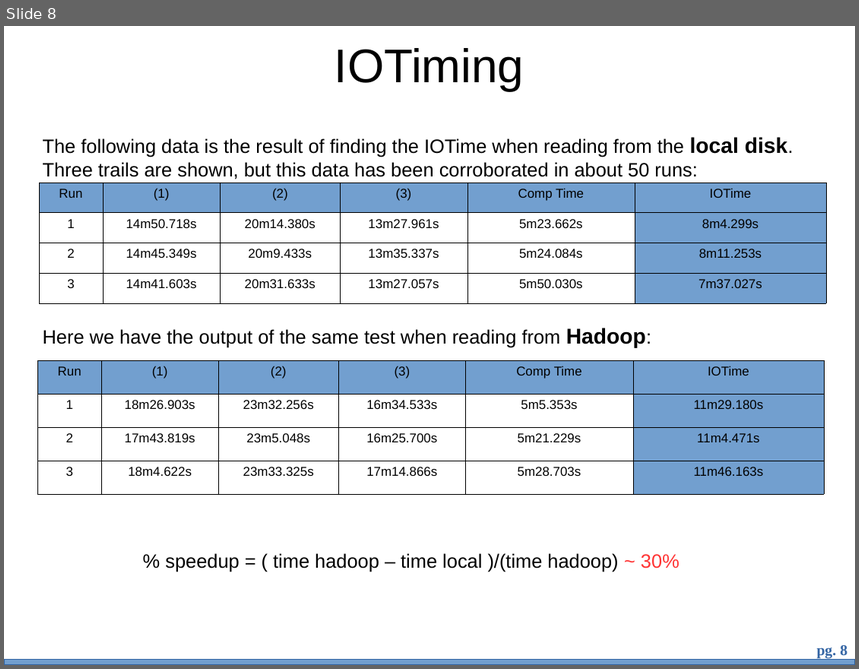
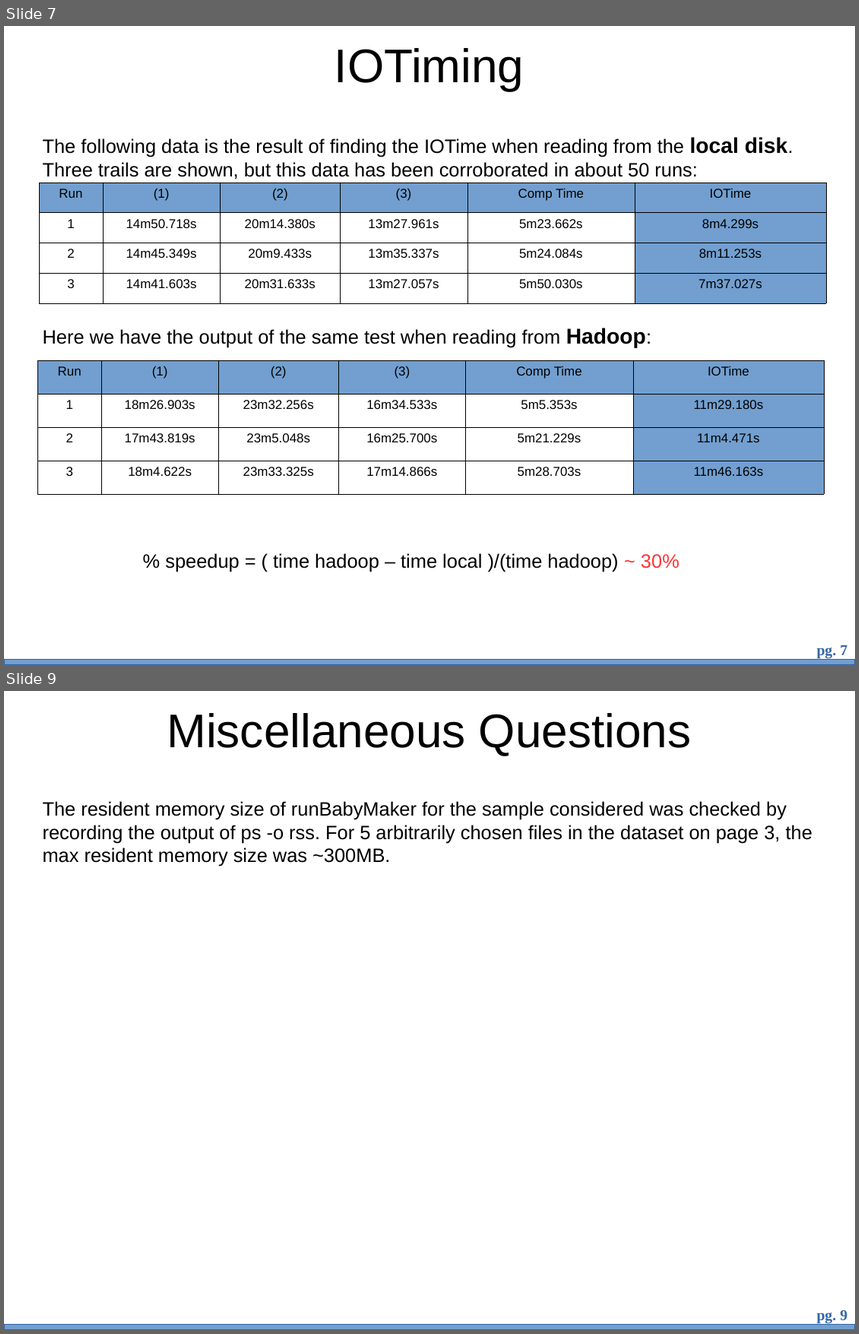
Before and after one commit to bth5032/smartsubmit, a slide deck: Presentations/benchmarking/bench.odp. Shown one above the other, each under a label of ours: slide 8 before the commit, slides 7 and 9 after it; the slides between them are not shown. The pictures are 859x669 and 859x1334 pixels, drawn with LibreOffice and Linux fonts; fonts in the diff are those of the drawing; background and template pictures are left out. Boxes give left, top, right and bottom in pixels: in the first picture for what was removed or moved away, otherwise in the second. Text is boxed around its words. In the diff, an @@ line names an element or a change of style, - is before the commit and + after.

```diff
--- a/Presentations/benchmarking/bench.odp
+++ b/Presentations/benchmarking/bench.odp
@@ slide 9 added at (x1=4, y1=691, x2=855, y2=1330), background #FFFFFF; not listed: 2 template elements that a slide beside it also shows @@
@@ title added at (x1=167, y1=713, x2=691, y2=756), 44 pt, text #000000 @@
+Miscellaneous Questions
@@ text added at (x1=43, y1=801, x2=813, y2=867), 18 pt, text #000000 @@
+The resident memory size of runBabyMaker for the sample considered was checked by recording the output of ps -o rss. For 5 arbitrarily chosen files in the dataset on page 3, the max resident memory size was ~300MB.
@@ what was slide 8 is now slide 7 @@
@@ page number at (x1=817, y1=645, x2=848, y2=658): text changed @@
-pg. 8
+pg. 7
```
Also in this commit, not shown: 2 slides changed, 1 other slide added, 1 slide removed, 3 other files.
